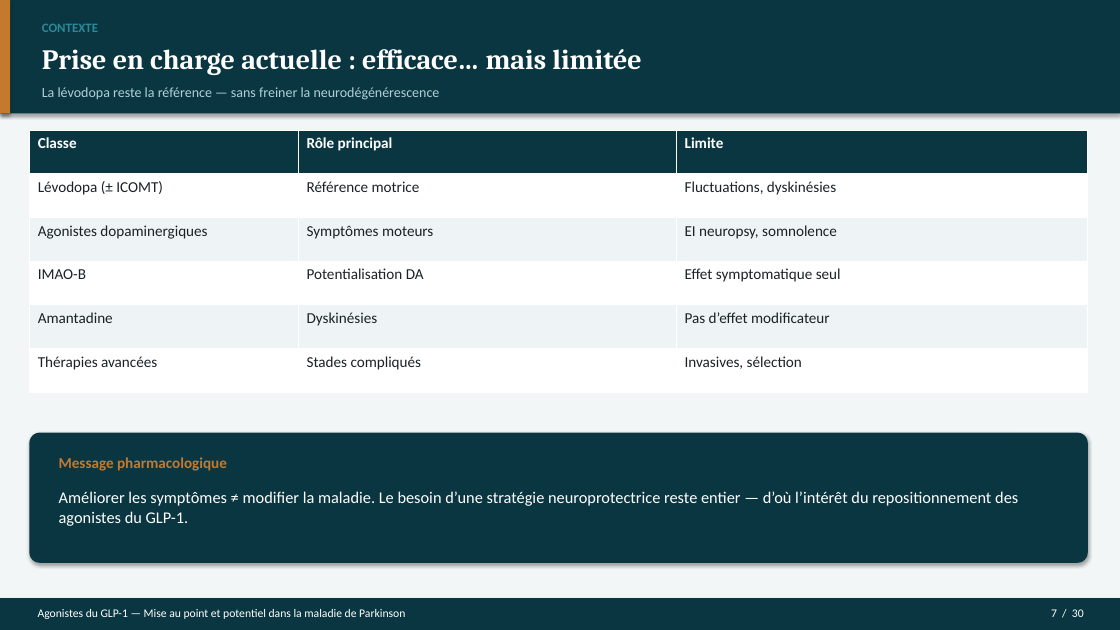
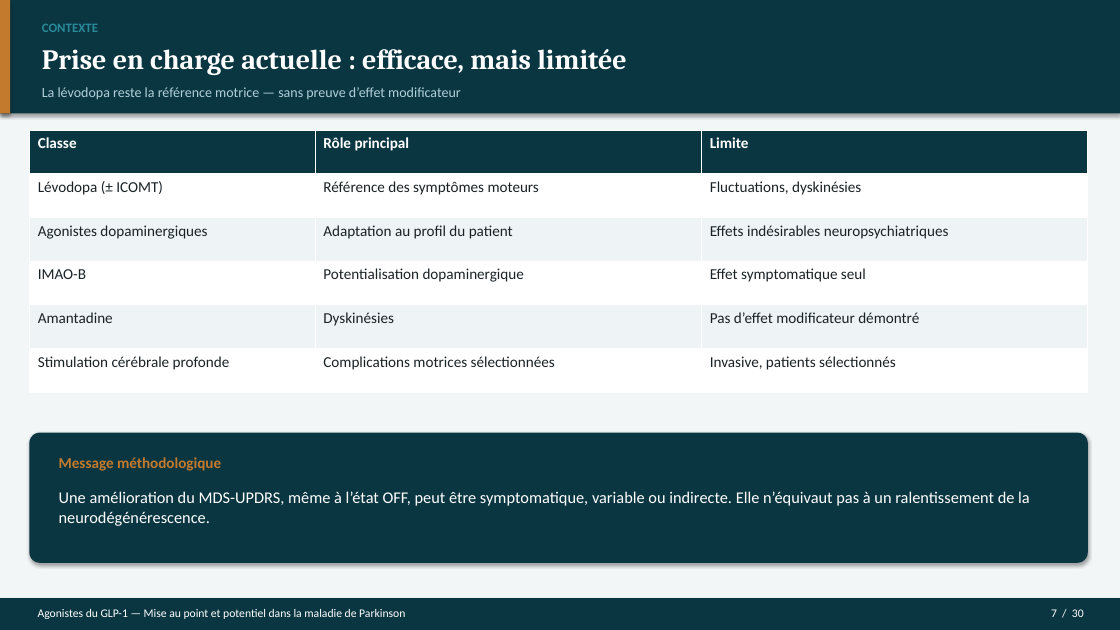
Before and after one commit to Mashtal-Platform/mashtal-platform, a slide deck: slide 7 of docs/presentation/Soutenance_GLP1_Parkinson.pptx. Drawn at 1120x630 pixels with LibreOffice and Linux fonts; fonts in the diff are those of the drawing. Boxes give left, top, right and bottom in pixels: in the first picture for what was removed or moved away, otherwise in the second. Text is boxed around its words. In the diff, an @@ line names an element or a change of style, - is before the commit and + after.

```diff
--- a/docs/presentation/Soutenance_GLP1_Parkinson.pptx
+++ b/docs/presentation/Soutenance_GLP1_Parkinson.pptx
@@ text at (42, 49, 626, 75): text changed @@
-Prise en charge actuelle : efficace… mais limitée
+Prise en charge actuelle : efficace, mais limitée
@@ text at (42, 87, 461, 99): text changed @@
-La lévodopa reste la référence — sans freiner la neurodégénérescence
+La lévodopa reste la référence motrice — sans preuve d’effet modificateur
@@ table at (29, 130, 1088, 392) @@
-row 2, column 2: Référence motrice
+row 2, column 2: Référence des symptômes moteurs
-row 3, column 2: Symptômes moteurs
+row 3, column 2: Adaptation au profil du patient
-row 3, column 3: EI neuropsy, somnolence
+row 3, column 3: Effets indésirables neuropsychiatriques
-row 4, column 2: Potentialisation DA
+row 4, column 2: Potentialisation dopaminergique
-row 5, column 3: Pas d’effet modificateur
+row 5, column 3: Pas d’effet modificateur démontré
-row 6: Thérapies avancées | Stades compliqués | Invasives, sélection
+row 6: Stimulation cérébrale profonde | Complications motrices sélectionnées | Invasive, patients sélectionnés
@@ text at (59, 457, 221, 471): text changed @@
-Message pharmacologique
+Message méthodologique
@@ text at (59, 491, 1030, 526): text changed @@
-Améliorer les symptômes ≠ modifier la maladie. Le besoin d’une stratégie neuroprotectrice reste entier — d’où l’intérêt du repositionnement des agonistes du GLP-1.
+Une amélioration du MDS-UPDRS, même à l’état OFF, peut être symptomatique, variable ou indirecte. Elle n’équivaut pas à un ralentissement de la neurodégénérescence.
```
Also in this commit, not shown: 19 other slides changed, 10 slides added, 10 slides removed, 7 other files.
